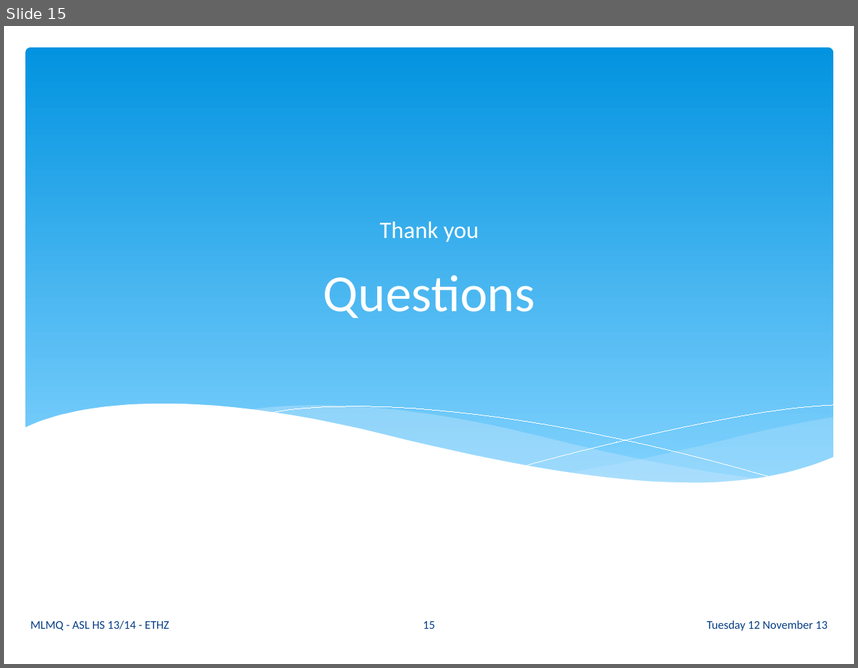
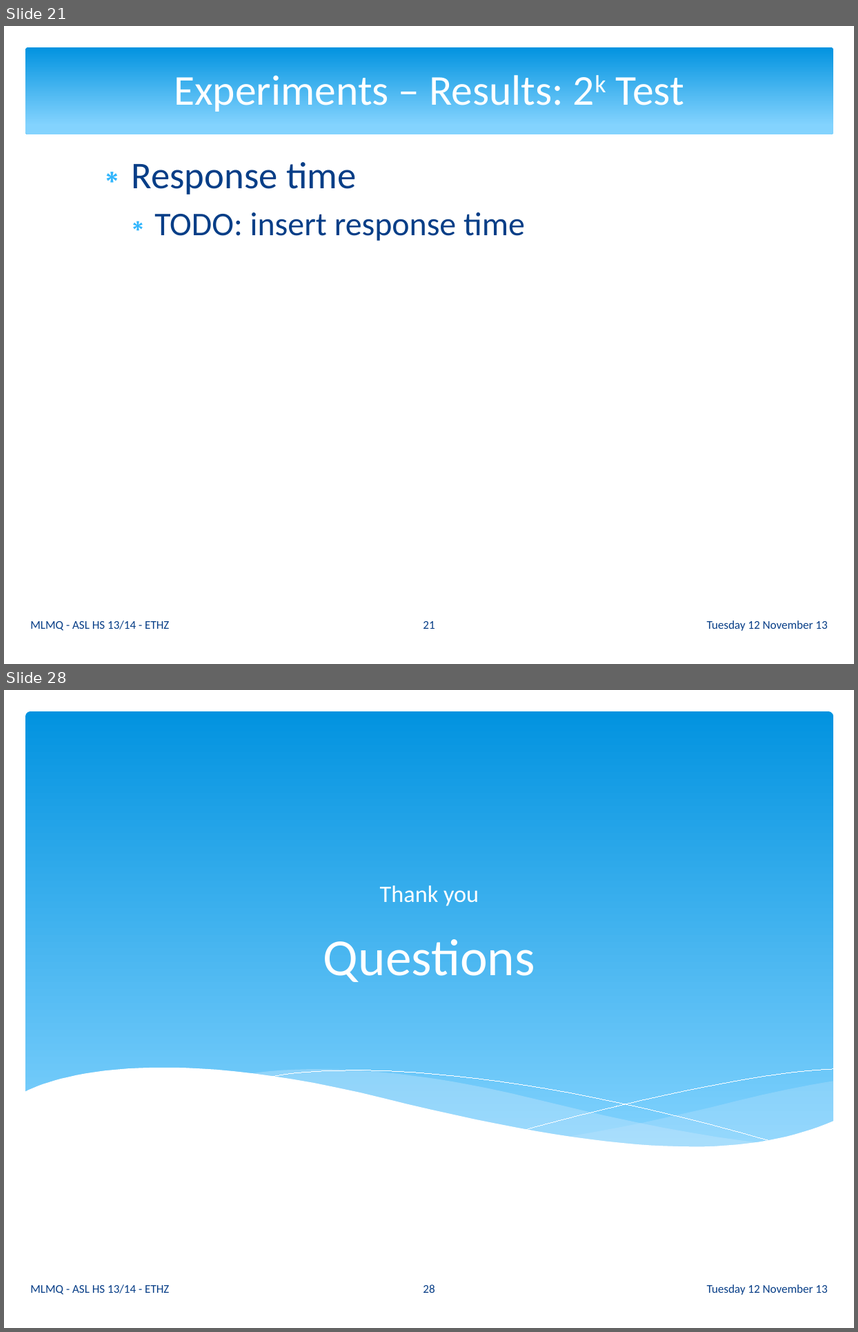
Before and after one commit to ganzm/AdvancedSystemsLab2013, a slide deck: doc/presentations/03 Milestone Presentation/mlmq.pptx. Shown one above the other, each under a label of ours: slide 15 before the commit, slides 21 and 28 after it; the slides between them are not shown. The pictures are 858x668 and 858x1332 pixels, drawn with LibreOffice and Linux fonts; fonts in the diff are those of the drawing. Boxes give left, top, right and bottom in pixels: in the first picture for what was removed or moved away, otherwise in the second. Text is boxed around its words. In the diff, an @@ line names an element or a change of style, - is before the commit and + after.

```diff
--- a/doc/presentations/03 Milestone Presentation/mlmq.pptx
+++ b/doc/presentations/03 Milestone Presentation/mlmq.pptx
@@ slide 21 added at <box>4,26,854,664</box>, background #FFFFFF @@
@@ rounded rectangle added at <box>25,47,833,134</box>, fill gradient #0293E0 to #83D3FE @@
@@ title added at <box>174,69,684,112</box>, 36 pt, text #FFFFFF @@
+Experiments – Results: 2k Test
@@ text added at <box>132,162,525,241</box>, 28 pt, text #073E87 @@
+∗ Response time
+  ∗ TODO: insert response time
@@ text added at <box>30,620,169,630</box>, 10 pt, text #073E87 @@
+MLMQ - ASL HS 13/14 - ETHZ
@@ page number added at <box>423,621,435,628</box>, 10 pt, text #073E87 @@
+21
@@ text added at <box>707,620,827,630</box>, 10 pt, text #073E87 @@
+Tuesday 12 November 13
@@ what was slide 15 is now slide 28 @@
@@ page number at <box>423,1284,435,1292</box>: text changed @@
-15
+28
```
Also in this commit, not shown: 9 slides changed, 12 other slides added.
